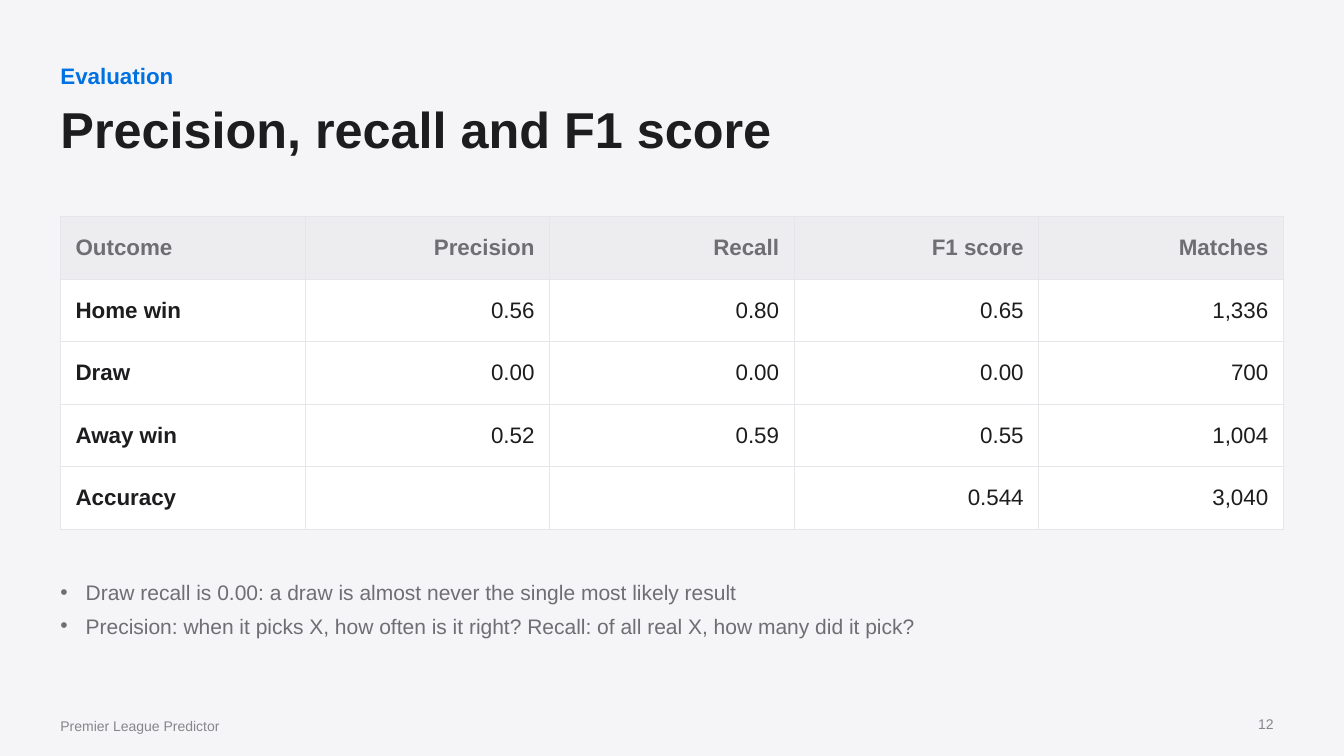
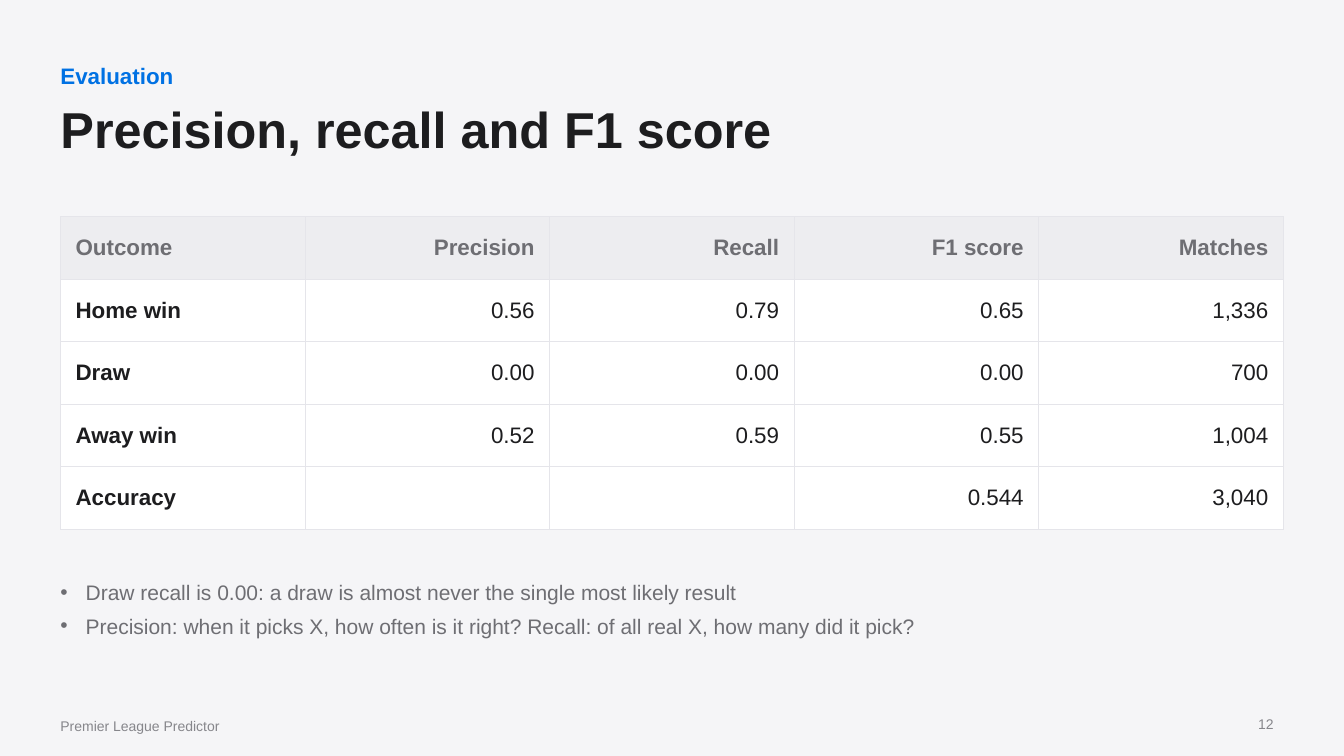
Before and after one commit to salxz696969/Premier-League-Prediction, a slide deck: slide 12 of docs/slides.pptx. Drawn at 1344x756 pixels with LibreOffice and Linux fonts; fonts in the diff are those of the drawing. Boxes give left, top, right and bottom in pixels: in the first picture for what was removed or moved away, otherwise in the second. Text is boxed around its words. In the diff, an @@ line names an element or a change of style, - is before the commit and + after.

```diff
--- a/docs/slides.pptx
+++ b/docs/slides.pptx
@@ table at [60,217,1286,514] @@
-row 2, column 3: 0.80
+row 2, column 3: 0.79
```
Also in this commit, not shown: 2 other slides changed, 27 other files.
